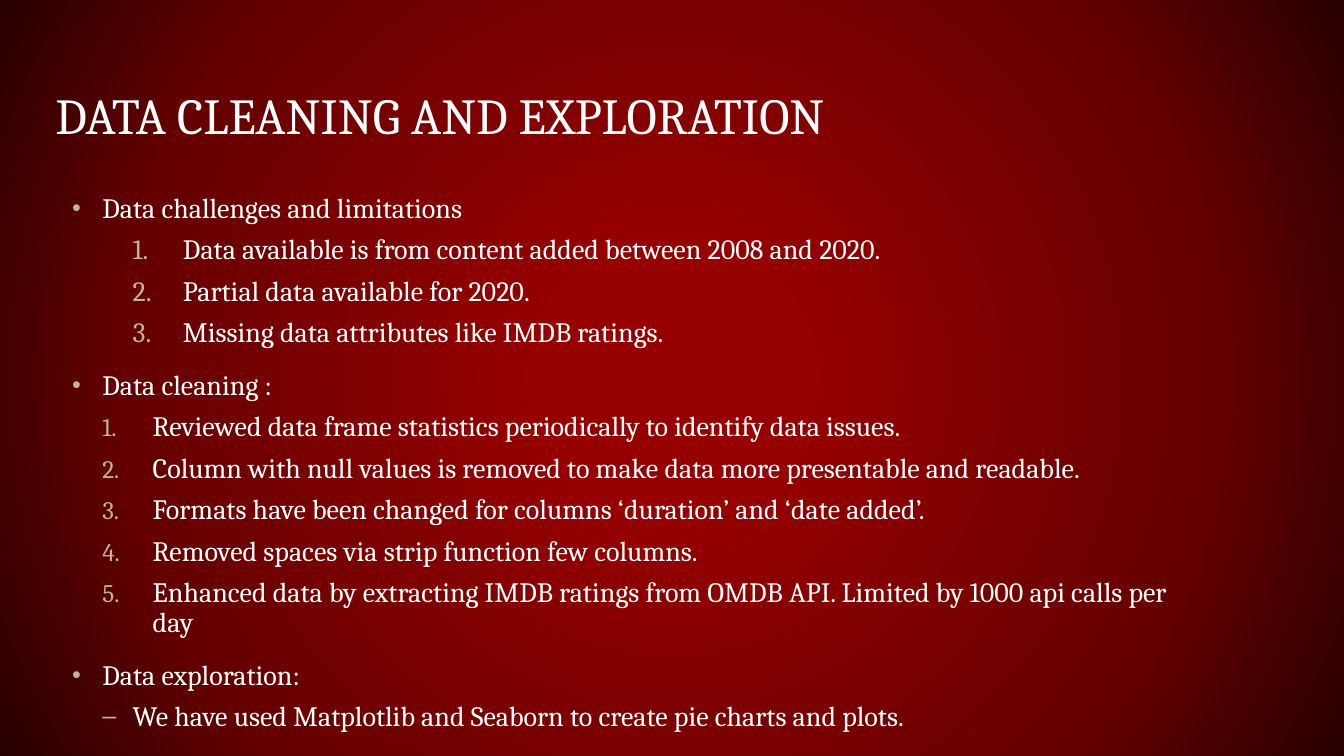
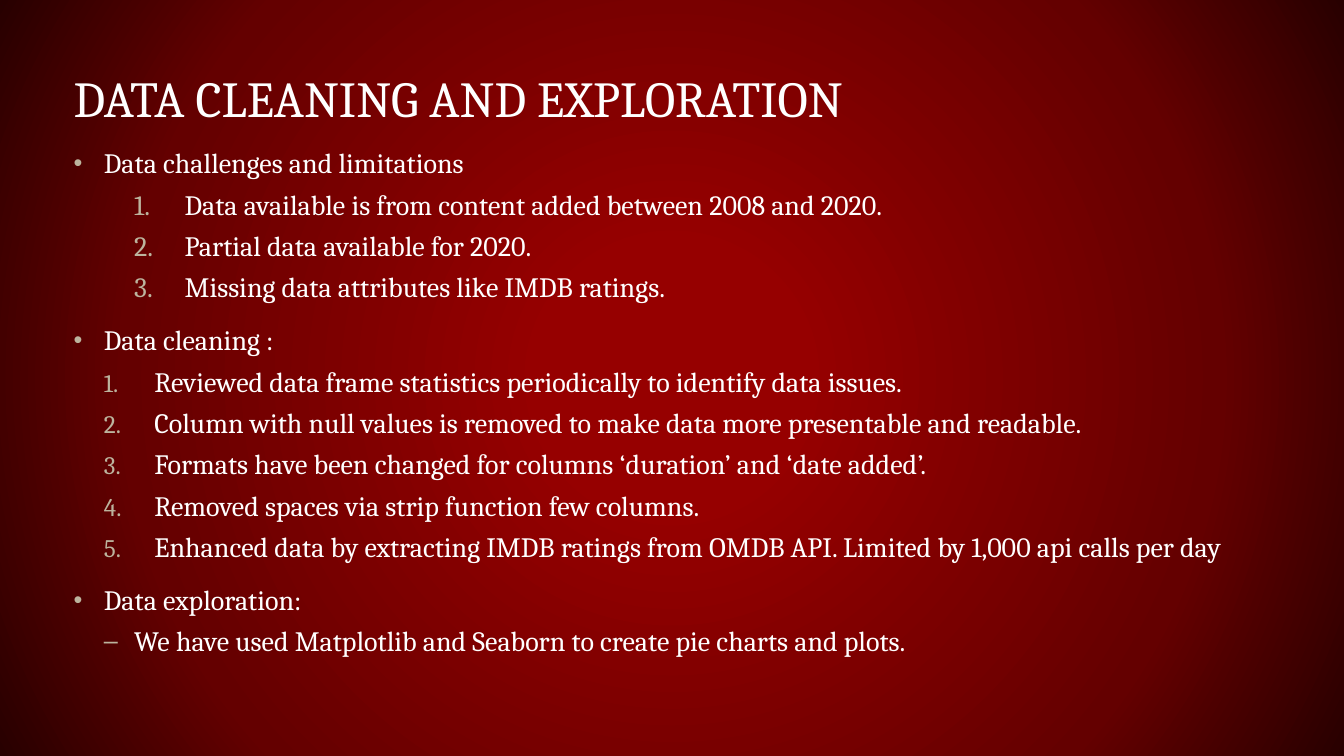
Before and after one commit to guptga/NetFlix-Movies-and-TV-Shows-Analysis, a slide deck: slide 5 of NETFLIX MOVIES AND TV SHOWS ANALYSIS.pptx (slide 4 before the commit). Drawn at 1344x756 pixels with LibreOffice and Linux fonts; fonts in the diff are those of the drawing; background and template pictures are left out. Boxes give left, top, right and bottom in pixels: in the first picture for what was removed or moved away, otherwise in the second. Text is boxed around its words. In the diff, an @@ line names an element or a change of style, - is before the commit and + after.

```diff
--- a/NETFLIX MOVIES AND TV SHOWS ANALYSIS.pptx
+++ b/NETFLIX MOVIES AND TV SHOWS ANALYSIS.pptx
@@ title "DATA CLEANING AND EXPLORATION": place and size @@
-title "DATA CLEANING AND EXPLORATION" at (55,100,825,135)
+title "DATA CLEANING AND EXPLORATION" at (74,83,843,118)
@@ text "Data challenges and limitations": place and size @@
-text "Data challenges and limitations" at (102,198,1167,732)
+text "Data challenges and limitations" at (104,153,1221,657)
@@ text at (154,537,1221,563): text changed @@
-  5. Enhanced data by extracting IMDB ratings from OMDB API. Limited by 1000 api calls per day
+  5. Enhanced data by extracting IMDB ratings from OMDB API. Limited by 1,000 api calls per day
```
Also in this commit, not shown: 7 other slides changed, 4 slides added, 1 slide removed, 1 other file.
